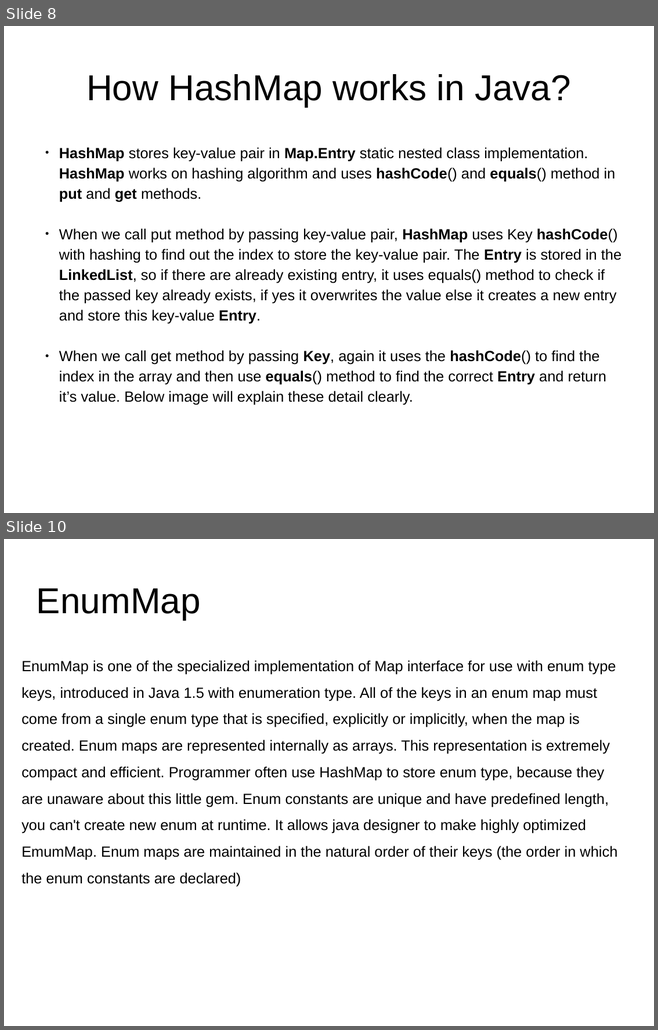
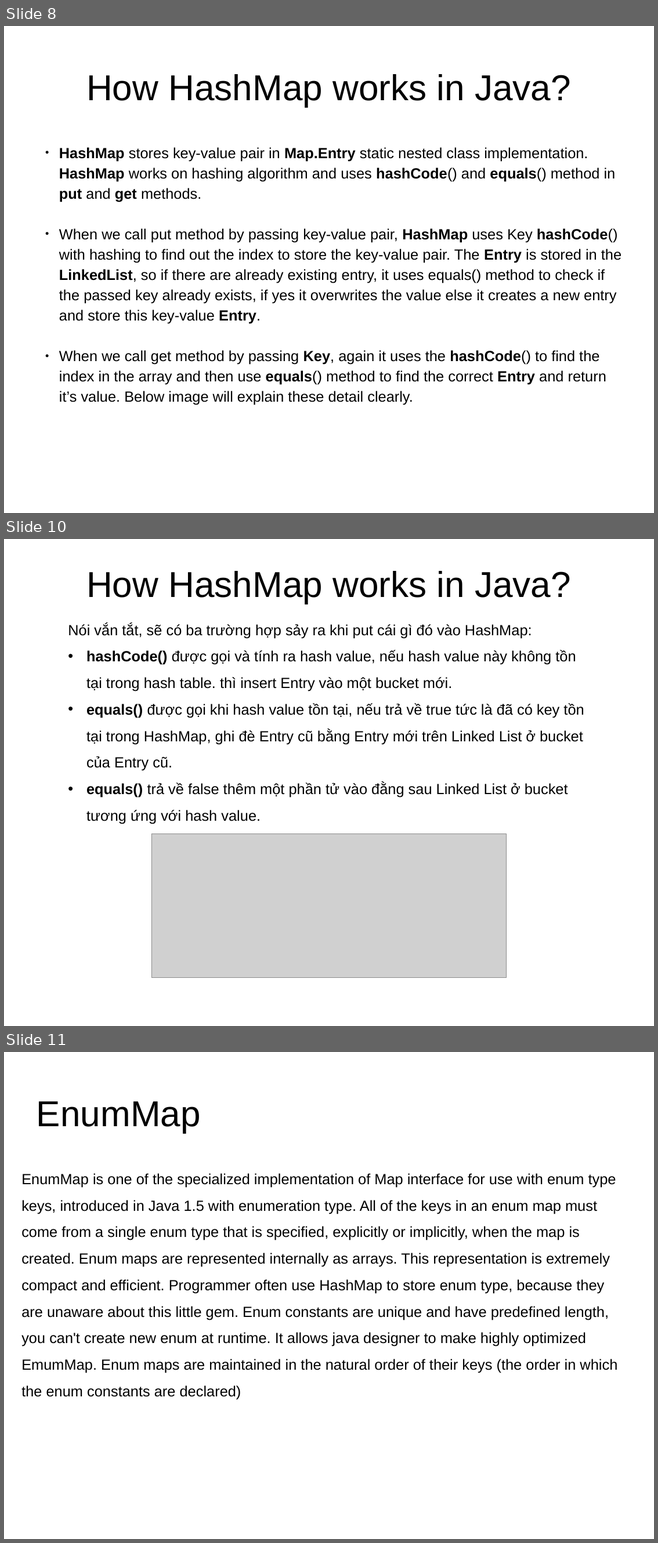
Before and after one commit to truongphan/documents, a slide deck: Collections.pptx. Shown one above the other, each under a label of ours: slides 8 and 10 before the commit, slides 8, 10 and 11 after it; the slides between them are not shown. The pictures are 658x1030 and 658x1543 pixels, drawn with LibreOffice and Linux fonts; fonts in the diff are those of the drawing; grey boxes stand for pictures. Boxes give left, top, right and bottom in pixels: in the first picture for what was removed or moved away, otherwise in the second. Text is boxed around its words. In the diff, an @@ line names an element or a change of style, - is before the commit and + after.

```diff
--- a/Collections.pptx
+++ b/Collections.pptx
@@ slide 10 added at box(4, 539, 654, 1026), background #FFFFFF @@
@@ text added at box(86, 571, 571, 603), 44 pt, text #000000 @@
+How HashMap works in Java?
@@ text added at box(68, 623, 583, 824), 18 pt, text #000000 @@
+Nói vắn tắt, sẽ có ba trường hợp sảy ra khi put cái gì đó vào HashMap:
+• hashCode() được gọi và tính ra hash value, nếu hash value này không tồn tại trong hash table. thì insert Entry vào một bucket mới.
+• equals() được gọi khi hash value tồn tại, nếu trả về true tức là đã có key tồn tại trong HashMap, ghi đè Entry cũ bằng Entry mới trên Linked List ở bucket của Entry cũ.
+• equals() trả về false thêm một phần tử vào đằng sau Linked List ở bucket tương ứng với hash value.
@@ picture added at box(152, 834, 506, 978) @@
@@ what was slide 10 is now slide 11 @@
```
Also in this commit, not shown: 1 slide changed, 2 other files.
